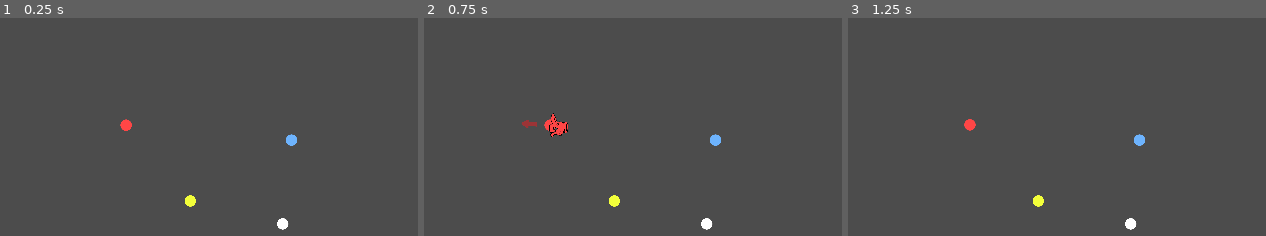
Above: before the commit, frames 1-3 (left to right).
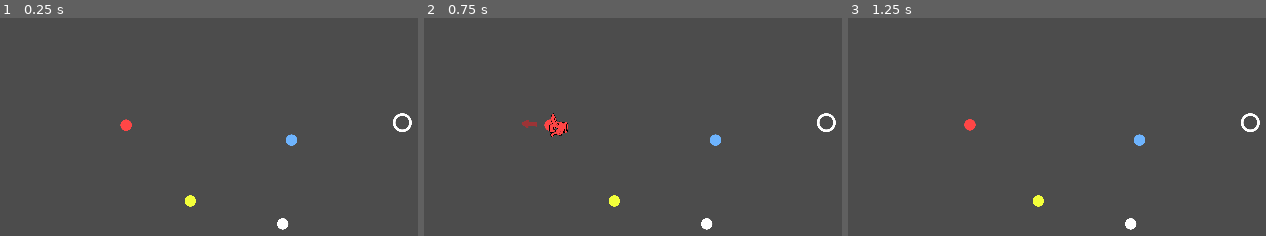
Above: after the commit, the same moments.

Repository: petey3/black-hole-fun
Game: Godot game, scene res://GodPoolGame/TestScenes/BallTest.tscn
Two runs of this game, one before a commit and one after it. Both use one fixed random seed, a clock stepped at 60 frames per second and the inputs below.
Inputs (mouse positions are in pixels of both pictures, inside the frame that each line leads up to):
- Up to frame 1 (0.25 s): no input
- Up to frame 2 (0.75 s): tap Enter (ui_accept) at 0.5 s; drag from (549, 124) to (outside the picture) at 0.52 s
- Up to frame 3 (1.25 s): no input

The runs differ from the first frame. In frame 1, 0.2% of the frame differs, in the area x 94-99%, y 43-53%; in frame 2, 0.2%; in frame 3, 0.2%.

Commit message:
WIP - WhiteHole

Diff:
--- /dev/null
+++ b/GodPoolGame/Game/Entities/WhiteHole.gd
@@ -0,0 +1,13 @@
+extends Node2D
+class_name WhiteHole
+# Entity that collects other planets (good)
+
+signal planet_saved()
+
+func _ready():
+	pass
+
+
+func _on_collection_area_entered(area):
+	# TODO: check if the area belongs to a planet
+	pass # Replace with function body.
--- /dev/null
+++ b/GodPoolGame/Game/Entities/WhiteHole.tscn
@@ -0,0 +1,21 @@
+[gd_scene load_steps=4 format=2]
+
+[ext_resource path="res://GodPoolGame/Game/Entities/WhiteHole.gd" type="Script" id=1]
+[ext_resource path="res://Assets/test-ring.png" type="Texture" id=2]
+
+[sub_resource type="CircleShape2D" id=1]
+radius = 55.0
+
+[node name="WhiteHole" type="Node2D"]
+script = ExtResource( 1 )
+
+[node name="Sprite" type="Sprite" parent="."]
+texture = ExtResource( 2 )
+
+[node name="Area2D" type="Area2D" parent="."]
+
+[node name="CollisionShape2D" type="CollisionShape2D" parent="Area2D"]
+shape = SubResource( 1 )
+one_way_collision_margin = 0.0
+
+[connection signal="area_entered" from="Area2D" to="." method="_on_collection_area_entered"]
--- a/GodPoolGame/TestScenes/BallTest.tscn
+++ b/GodPoolGame/TestScenes/BallTest.tscn
@@ -1,6 +1,7 @@
-[gd_scene load_steps=4 format=2]
+[gd_scene load_steps=5 format=2]
 
 [ext_resource path="res://GodPoolGame/TestSubjects/TestBall.tscn" type="PackedScene" id=1]
+[ext_resource path="res://GodPoolGame/Game/Entities/WhiteHole.tscn" type="PackedScene" id=2]
 [ext_resource path="res://GodPoolGame/TestScenes/BallTest.gd" type="Script" id=3]
 [ext_resource path="res://GodPoolGame/TestSubjects/BlackHole.tscn" type="PackedScene" id=4]
 
@@ -23,6 +24,10 @@
 [node name="BlackHole" parent="." instance=ExtResource( 4 )]
 position = Vector2( 734, 494 )
 
+[node name="WhiteHole" parent="." instance=ExtResource( 2 )]
+position = Vector2( 1021, 251 )
+scale = Vector2( 0.5, 0.5 )
+
 [connection signal="swallow_ball" from="BlackHole" to="." method="_on_BlackHole_swallow_ball"]
 
 [editable path="PlayerBall"]
--- a/project.godot
+++ b/project.godot
@@ -278,6 +278,11 @@
 "class": "WaveSequencer",
 "language": "GDScript",
 "path": "res://JamKit/Sequencers/Float/WaveSequencer.gd"
+}, {
+"base": "Node2D",
+"class": "WhiteHole",
+"language": "GDScript",
+"path": "res://GodPoolGame/Game/Entities/WhiteHole.gd"
 }, {
 "base": "State",
 "class": "WinConditionMetState",
@@ -339,6 +344,7 @@
 "ValuePoolComponent": "",
 "WASDDirectionCalculator2D": "",
 "WaveSequencer": "",
+"WhiteHole": "",
 "WinConditionMetState": ""
 }
 
